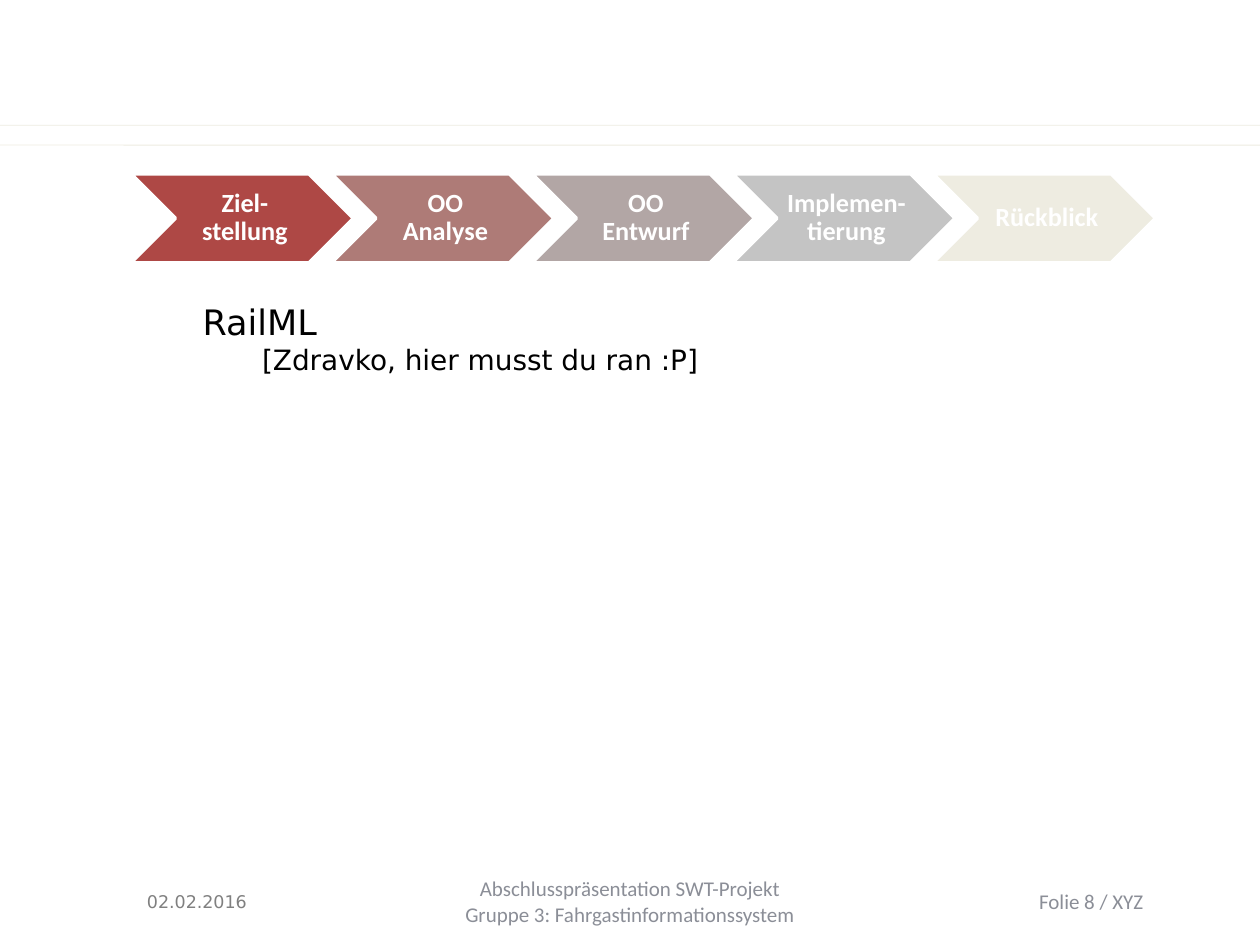
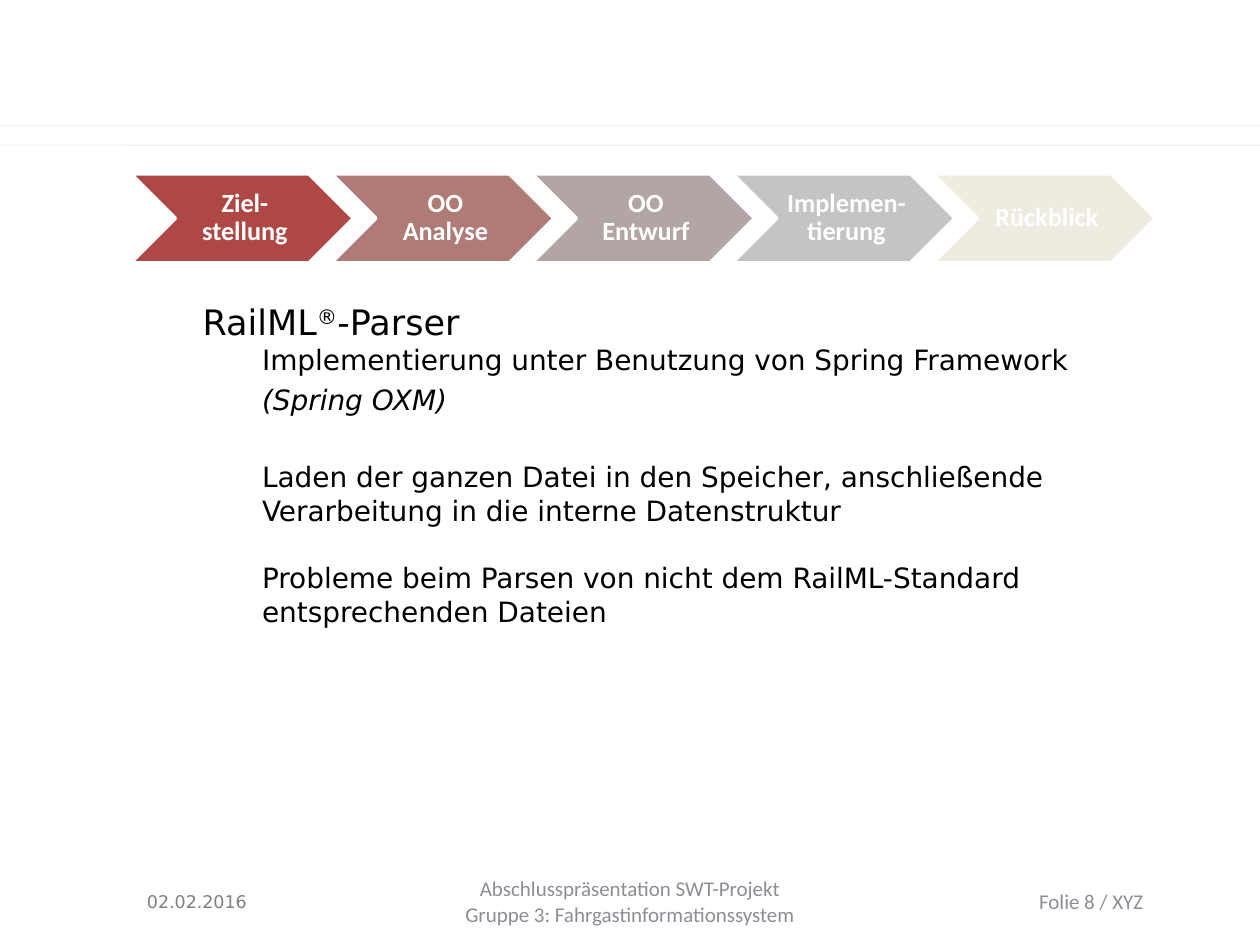
Before and after one commit to Juu98/fahrgastinformationssystem, a slide deck: slide 8 of organisation/Endpräsentation/entwurf_impl.pptx. Drawn at 1260x945 pixels with LibreOffice and Linux fonts; fonts in the diff are those of the drawing; background and template pictures are left out. Boxes give left, top, right and bottom in pixels: in the first picture for what was removed or moved away, otherwise in the second. Text is boxed around its words. In the diff, an @@ line names an element or a change of style, - is before the commit and + after.

Commit message:
Updated presentation for RailML contributes to #101

```diff
--- a/organisation/Endpräsentation/entwurf_impl.pptx
+++ b/organisation/Endpräsentation/entwurf_impl.pptx
@@ text at <box>203,308,1068,628</box>: text changed @@
-● RailML
-  📫 [Zdravko, hier musst du ran :P]
+● RailML®-Parser
+  📫 Implementierung unter Benutzung von Spring Framework (Spring OXM)
+  📫 Laden der ganzen Datei in den Speicher, anschließende
+  📫 Verarbeitung in die interne Datenstruktur
+  📫 Probleme beim Parsen von nicht dem RailML-Standard entsprechenden Dateien
```
Also in this commit, not shown: 1 other slide changed.
